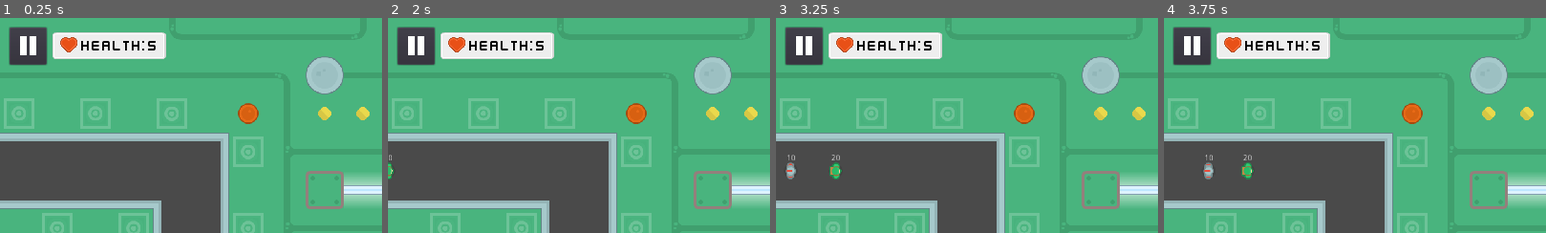
Above: before the commit, frames 1-4 (left to right).
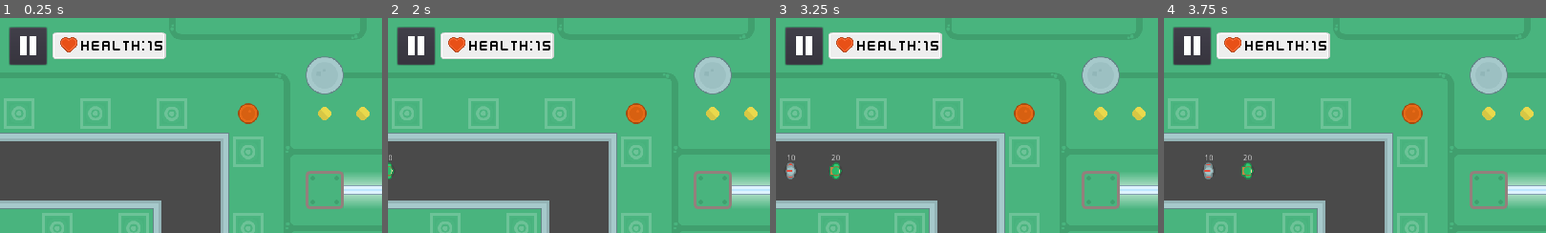
Above: after the commit, the same moments.

Repository: njrobbins/cache-command
Game: Godot game, scene res://Scenes/TowerDefenseGame.tscn
Same seed, same stepped clock (60 frames per second), same inputs: the game is played once before the commit and once after it. This scene is started directly instead of the project's main scene. Sound files missing from this copy of the repository are replaced by a short silence.
Inputs (mouse positions are % of the whole screen's width and height, from its top left):
- Up to frame 1 (0.25 s): no input
- Up to frame 2 (2 s): click (96, 7) at 0.5 s; click "Normal" at 1.25 s
- Up to frame 3 (3.25 s): click "Normal" at 2 s; click "Type 2" at 2.75 s
- Up to frame 4 (3.75 s): click (96, 7) at 3.5 s
The pictures show only the part of the screen within x 0-50%, y 0-50%; the shares and areas given below are measured in that part.

The runs differ from the first frame. In frame 1, 0.1% of the frame differs, in the area x 38-43%, y 10-16%; in frame 2, 0.1%; in frame 3, 0.1%; in frame 4, 0.1%.

Commit message:
Added a couple comments for TD related stuff

Diff:
--- a/Scripts/Settings.gd
+++ b/Scripts/Settings.gd
@@ -1,9 +1,15 @@
 extends Node
 
+# This file can be accessed by doing Settings.<variable-name> anywhere in code
 
+# Global Game Variables
 var cash = 50
+var level = 1
+
+# Tower Defense Variables
 var drones_destroyed = 0
-var level = 1
 var tower_type_selected = "normal"
-var tower_positions = []
-var current_towers_info = []
+var tower_positions = [] # Keeps a list of all the positions currently occupied by a tower
+var current_towers_info = [] # Keeps a list of dictionaries containing information about each placed tower
+
+# Dig Dug Variables
--- a/Scripts/Shot.gd
+++ b/Scripts/Shot.gd
@@ -6,7 +6,7 @@
 var timerStarted = false
 var target = null
 var owner_tower = null
-var sentBy
+var sentBy # Tracks who sent the shot (ensures correct entities are getting hit)
 
 func _physics_process(delta):
 	if target.get_ref():
--- a/Scripts/Tower.gd
+++ b/Scripts/Tower.gd
@@ -14,6 +14,7 @@
 var type
 var enemies_destroyed = 0
 
+# rad is the range of the tower for shooting, and rate is how fast it shoots
 func init(rad=210, rate=4):
 
 	if Settings.tower_type_selected == "normal":
@@ -33,6 +34,8 @@
 	$UpgradePanel/SpeedLabel.text = str(shoot_rate)
 	$UpgradePanel/DronesDestroyed.text = "Destroyed: " + str(enemies_destroyed)
 
+
+# Used whenever you need to place a previously placed tower
 func recreate(var t):
 	position = t["position"]
 	RADIUS = t["radius"]
@@ -83,6 +86,11 @@
 		instance.position = $Gun/ShotPosition.get_global_transform().origin
 		get_parent().add_child(instance)
 
+func updateDronesDestroyed():
+	enemies_destroyed += 1
+	$UpgradePanel/DronesDestroyed.text = "Destroyed: " + str(enemies_destroyed)
+
+#### Stats and Upgrade Screen Functions ####
 func _on_TowerButton_pressed():
 	if placed:
 		$RadiusCircle.visible = !$RadiusCircle.visible
@@ -105,8 +113,3 @@
 		shoot_rate += 1
 		$ShootTimer.set_wait_time(1.0 / shoot_rate)
 		$UpgradePanel/SpeedLabel.text = str(shoot_rate)
-
-
-func updateDronesDestroyed():
-	enemies_destroyed += 1
-	$UpgradePanel/DronesDestroyed.text = "Destroyed: " + str(enemies_destroyed)
--- a/Scripts/TowerDefenseGame.gd
+++ b/Scripts/TowerDefenseGame.gd
@@ -1,5 +1,9 @@
 extends Node2D
 
+var mob = load("res://Scenes/Drone.tscn")
+var tower = load("res://Scenes/Tower.tscn")
+
+# Variables used for tower placement
 var cell_id
 var cell_position
 var cell_size
@@ -7,14 +11,15 @@
 var scene
 var tilemap
 
+# Variables for used in tracking towers
 var current_towers = []
-var base_hp = 5
-var mob = load("res://Scenes/Drone.tscn")
-var mobs_left = 0
-var tower = load("res://Scenes/Tower.tscn")
-var wave = 0
-var wave_mobs = [5, 5, 5, 5, 5]
-var total_drones = 0
+
+# General Variables
+var base_hp = 15 # The base hp before the base is destroyed
+var wave = 0 # Indicates what wave is active (i.e what index of wave_mobs is being run)
+var mobs_left_wave = 0 # Indicates how many mobs are left in the current wave
+var wave_mobs = [5, 5, 5, 5, 5] # Indicates how many mobs are in each wave
+var total_drones = 0 # Tracks the total number of drones destroyed
 
 func _ready():
 	tilemap = $TowerPlacementTileMap
@@ -22,10 +27,13 @@
 	$BaseLabel.text = str(base_hp)
 	$CashLabel.text = str(Settings.cash)
 	$WaveTimer.start()
+
+	# Calculates the total number of drones that need to be destoryed before the level is over
 	Settings.drones_destroyed = 0
 	for i in wave_mobs:
 		total_drones += i
 
+	# Places any previously placed towers
 	for tow in Settings.current_towers_info:
 		instance = tower.instance()
 		add_child(instance)
@@ -61,10 +69,11 @@
 func drone_destroyed(cash):
 	Settings.cash += cash
 	$CashLabel.text = str(Settings.cash)
-	if Settings.drones_destroyed == total_drones:
+	if Settings.drones_destroyed == total_drones: # Level Complete, all drones destroyed
 		saveTowers()
 		var _scene = get_tree().change_scene("res://Scenes/LevelComplete.tscn")
 
+# Saves the current towers information in the global current_towers_info structure
 func saveTowers():
 	var t = []
 	for tower in current_towers:
@@ -86,26 +95,27 @@
 		var _scene = get_tree().change_scene("res://Scenes/GameOver.tscn")
 
 func _on_WaveTimer_timeout():
-#	print("Wave Start")
-	mobs_left = wave_mobs[wave]
+	# Starts a wave
+	mobs_left_wave = wave_mobs[wave]
 	$MobTimer.start()
 	$WaveTimer.stop()
 
 func _on_MobTimer_timeout():
-#	print("Spawning")
+	# Spawns a new mob, changes depending on how many mobs are left in wave
 	instance = mob.instance()
-	if mobs_left % 5 == 0:
+	if mobs_left_wave % 5 == 0:
 		# Every 5 mobs are bigger, slower mobs
 		instance.init(80, 20, true)
-	elif mobs_left % 3 == 0:
+	elif mobs_left_wave % 3 == 0:
 		# Every 3 mobs are smaller, faster mobs
 		instance.init(120, 5, false, true)
 	else:
 		# Spawn normal mobs
 		instance.init(100, 10)
 	$Path2D.add_child(instance)
-	mobs_left -= 1
-	if mobs_left <= 0:
+
+	mobs_left_wave -= 1
+	if mobs_left_wave <= 0:
 		$MobTimer.stop()
 		wave += 1
 		if wave < len(wave_mobs):
